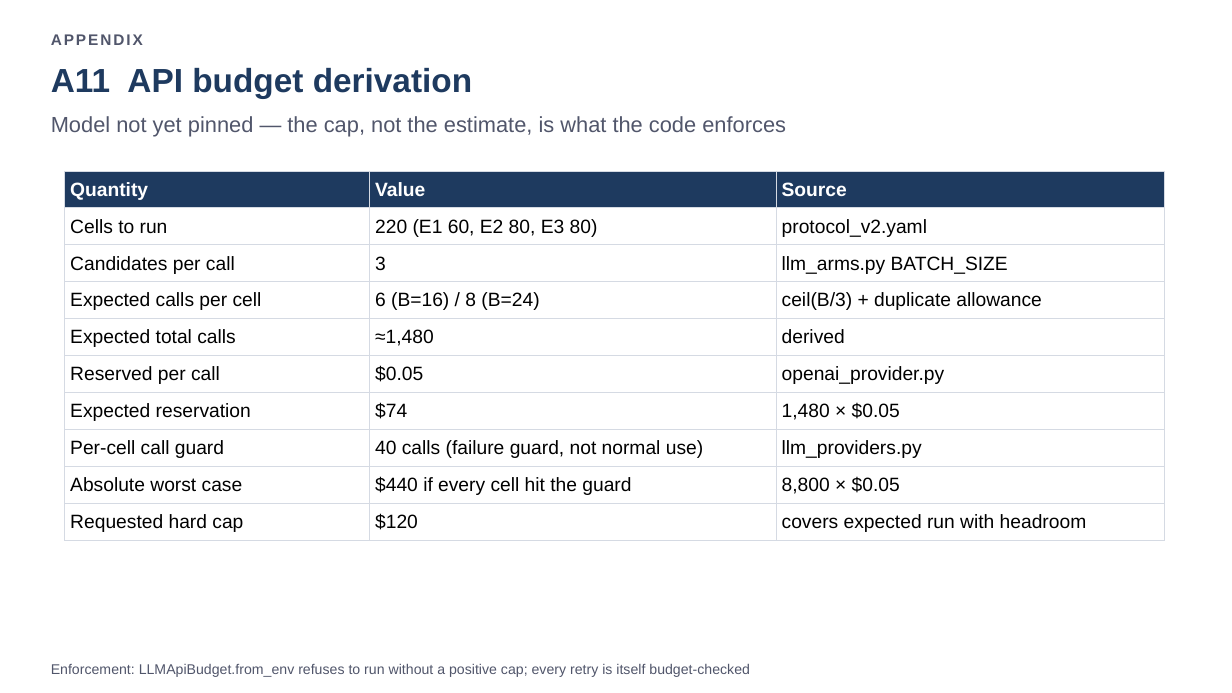
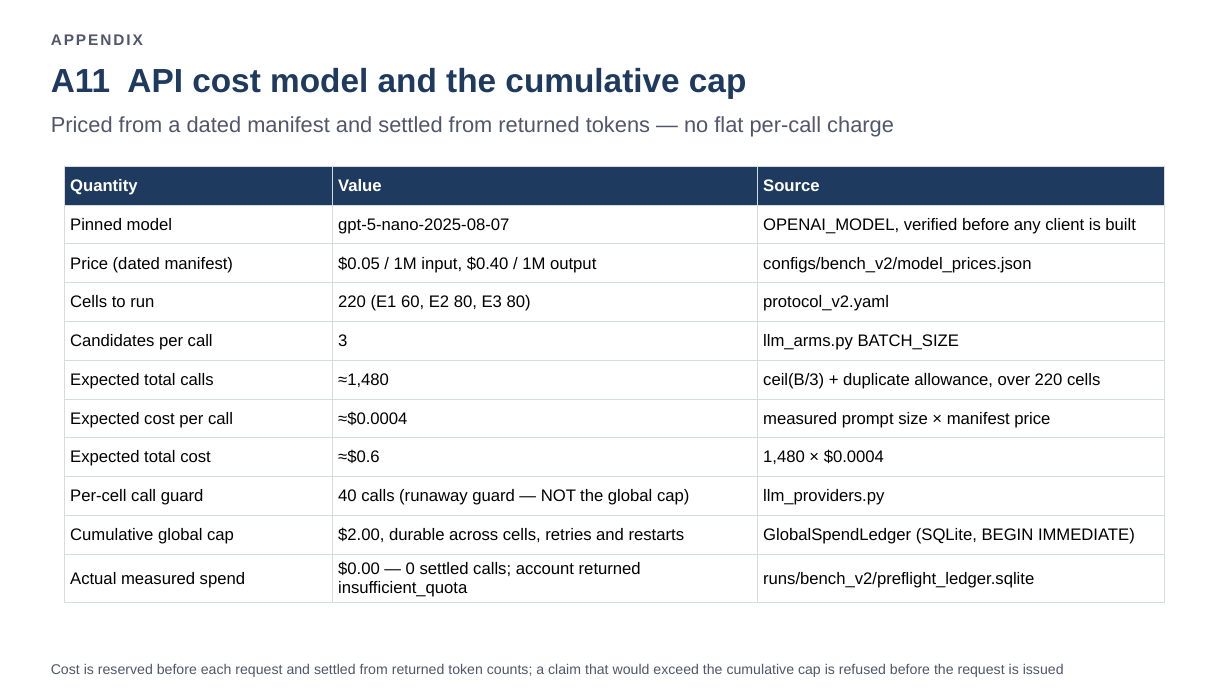
Before and after one commit to dorakingx/llm-vqc, a slide deck: slide 17 of docs/presentation/bench_v2_weekly_revised/20260731_GSoC_revised.pptx. Drawn at 1232x693 pixels with LibreOffice and Linux fonts; fonts in the diff are those of the drawing. Boxes give left, top, right and bottom in pixels: in the first picture for what was removed or moved away, otherwise in the second. Text is boxed around its words. In the diff, an @@ line names an element or a change of style, - is before the commit and + after.

```diff
--- a/docs/presentation/bench_v2_weekly_revised/20260731_GSoC_revised.pptx
+++ b/docs/presentation/bench_v2_weekly_revised/20260731_GSoC_revised.pptx
@@ text at <box>51,68,746,99</box>: text changed @@
-A11 API budget derivation
+A11 API cost model and the cumulative cap
@@ text at <box>51,116,894,137</box>: text changed @@
-Model not yet pinned — the cap, not the estimate, is what the code enforces
+Priced from a dated manifest and settled from returned tokens — no flat per-call charge
@@ table at <box>65,166,1165,601</box> @@
+row 2: Pinned model | gpt-5-nano-2025-08-07 | OPENAI_MODEL, verified before any client is built
+row 3: Price (dated manifest) | $0.05 / 1M input, $0.40 / 1M output | configs/bench_v2/model_prices.json
-row 4: Expected calls per cell | 6 (B=16) / 8 (B=24) | ceil(B/3) + duplicate allowance
-row 5: Expected total calls | ≈1,480 | derived
-row 6: Reserved per call | $0.05 | openai_provider.py
-row 7: Expected reservation | $74 | 1,480 × $0.05
-row 8: Per-cell call guard | 40 calls (failure guard, not normal use) | llm_providers.py
-row 9: Absolute worst case | $440 if every cell hit the guard | 8,800 × $0.05
-row 10: Requested hard cap | $120 | covers expected run with headroom
+row 6: Expected total calls | ≈1,480 | ceil(B/3) + duplicate allowance, over 220 cells
+row 7: Expected cost per call | ≈$0.0004 | measured prompt size × manifest price
+row 8: Expected total cost | ≈$0.6 | 1,480 × $0.0004
+row 9: Per-cell call guard | 40 calls (runaway guard — NOT the global cap) | llm_providers.py
+row 10: Cumulative global cap | $2.00, durable across cells, retries and restarts | GlobalSpendLedger (SQLite, BEGIN IMMEDIATE)
+row 11: Actual measured spend | $0.00 — 0 settled calls; account returned insufficient_quota | runs/bench_v2/preflight_ledger.sqlite
@@ table: place and size @@
-table at <box>65,171,1165,536</box>
+table at <box>65,166,1165,601</box>
@@ text at <box>51,664,1064,677</box>: text changed @@
-Enforcement: LLMApiBudget.from_env refuses to run without a positive cap; every retry is itself budget-checked
+Cost is reserved before each request and settled from returned token counts; a claim that would exceed the cumulative cap is refused before the request is issued
```
Also in this commit, not shown: 12 other slides changed, 46 other files.
